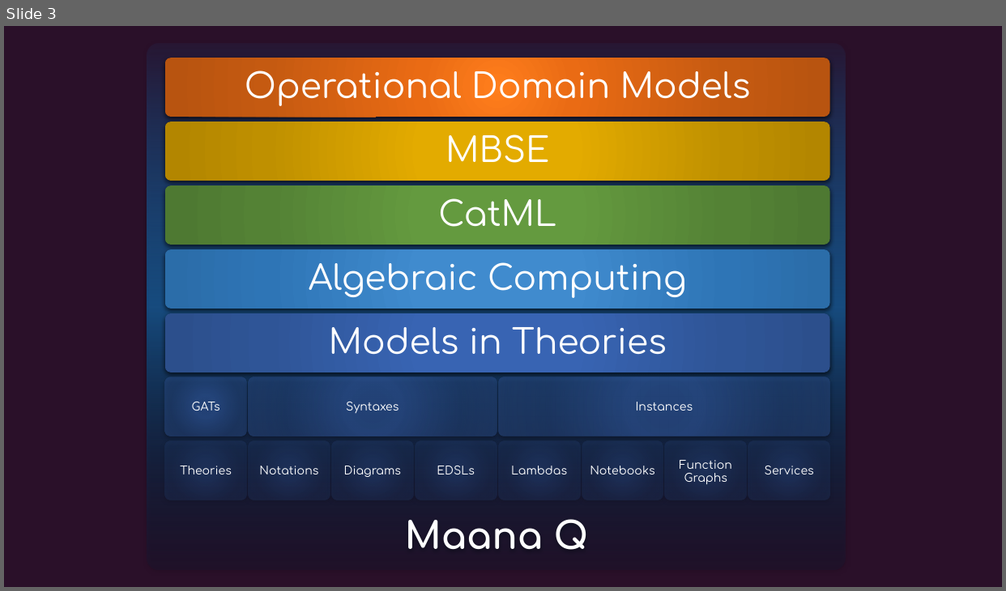
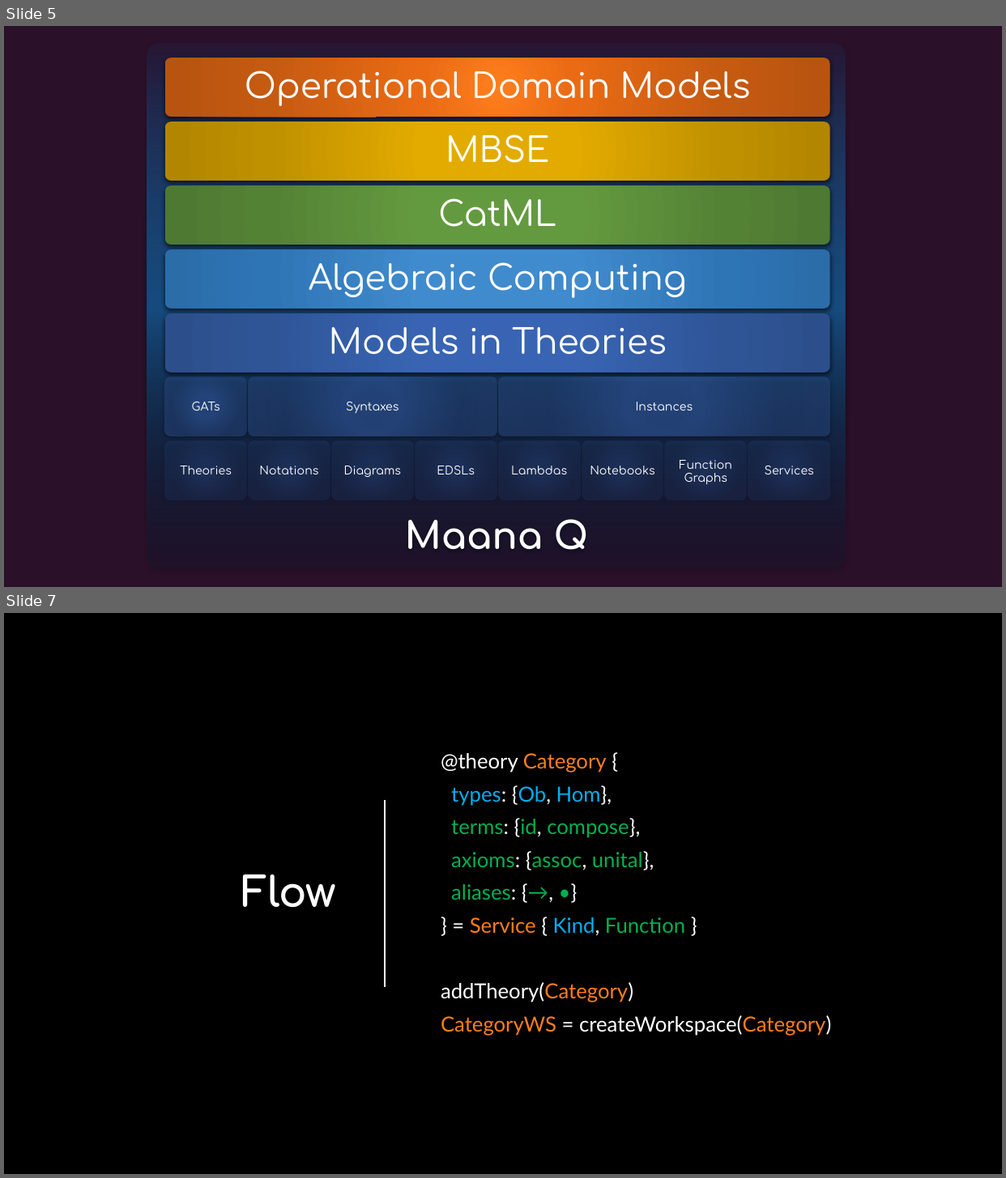
Before and after one commit to maana-io/cat-ml, a slide deck: presentations/gats-intro.pptx. Shown one above the other, each under a label of ours: slide 3 before the commit, slides 5 and 7 after it; the slides between them are not shown. The pictures are 1006x591 and 1006x1178 pixels, drawn with LibreOffice and Linux fonts; fonts in the diff are those of the drawing; background and template pictures are left out. Boxes give left, top, right and bottom in pixels: in the first picture for what was removed or moved away, otherwise in the second. Text is boxed around its words. In the diff, an @@ line names an element or a change of style, - is before the commit and + after.

```diff
--- a/presentations/gats-intro.pptx
+++ b/presentations/gats-intro.pptx
@@ slide 7 added at [4, 613, 1002, 1174], background picture (left out) @@
@@ text added at [403, 613, 1002, 1174], fill #000000 at 50% opacity, 20 pt, text #FFFFFF @@
+@theory Category {
+types: {Ob, Hom},
+terms: {id, compose},
+axioms: {assoc, unital},
+aliases: {→, •}
+} = Service { Kind, Function }
+addTheory(Category)
+CategoryWS = createWorkspace(Category)
@@ line added from (385, 800) to (385, 987), #FFFFFF 1.25 pt @@
@@ title added at [242, 875, 336, 908], 40 pt, text #FFFFFF, bold @@
+Flow
@@ what was slide 3 is now slide 5 @@
```
Also in this commit, not shown: 10 other slides added, 1 slide removed, 1 other file.
